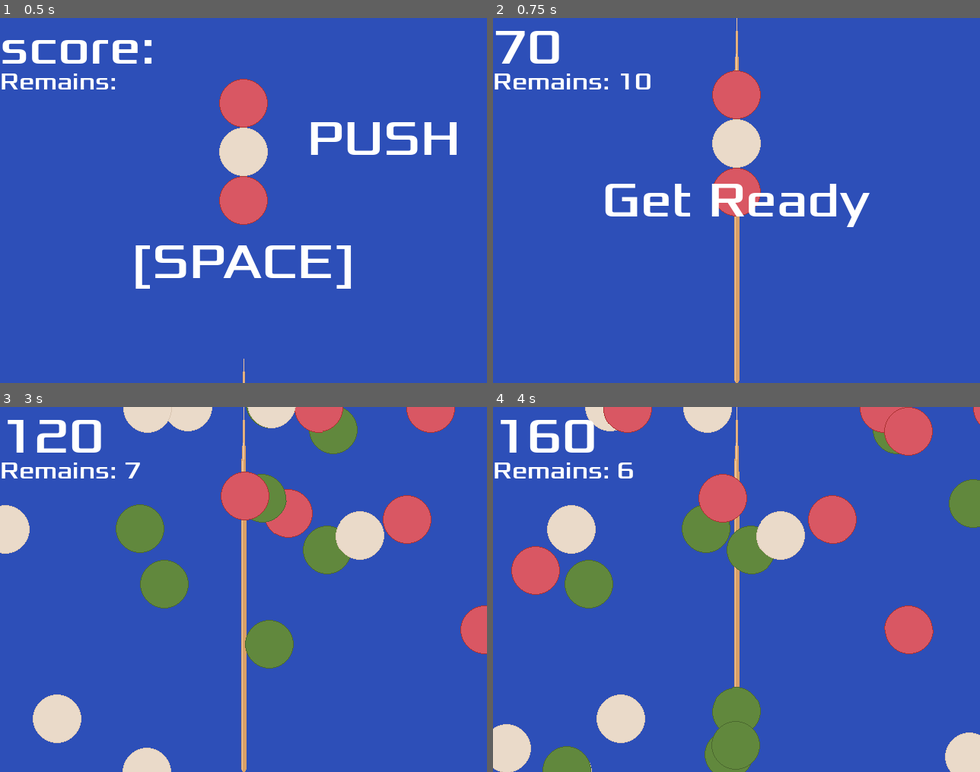
Above: before the commit, frames 1-4 (two rows, left to right).
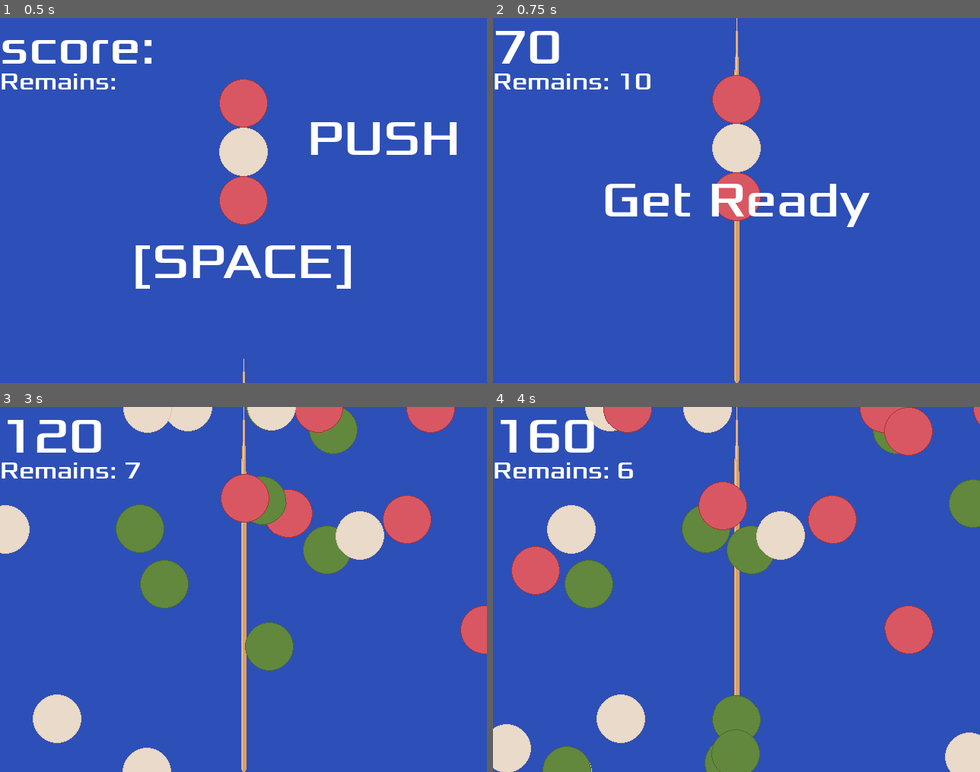
Above: after the commit, the same moments.

Repository: zundouz/ldjam54_odango
Game: Godot game, scene res://main.tscn
Two runs of this game, one before a commit and one after it. Both use one fixed random seed, a clock stepped at 60 frames per second and the inputs below.
Inputs (mouse positions are in pixels of both pictures, inside the frame that each line leads up to):
- Up to frame 1 (0.5 s): no input
- Up to frame 2 (0.75 s): tap Space (space) at 0.5 s; move the mouse to (843, 182) at 0.52 s; hold Up (move_up) from 0.53 s (still down); tap Enter (enter) at 0.6 s
- Up to frame 3 (3 s): move the mouse to (146, 607) at 1.27 s; release Up (move_up) at 1.28 s; click (146, 607) at 1.35 s; move the mouse to (292, 509) at 2.02 s; hold Up (move_up) from 2.03 s (still down); tap Space (space) at 2.1 s; move the mouse to (219, 662) at 2.77 s; tap W (w_key) at 2.85 s
- Up to frame 4 (4 s): move the mouse to (882, 644) at 3.52 s; release Up (move_up) at 3.53 s; tap Enter (enter) at 3.6 s

Frame 1 is identical in both runs. In frame 2, 0.7% of the frame differs, in the area x 45-55%, y 14-56%; in frame 3, 0.5%; in frame 4, 1.0%, in the area x 42-55%, y 18-100%.

Commit message:
chore: impulse が強すぎると、串アニメにも手を入れなくてはいけなくなるので調整

Diff:
--- a/odango.gd
+++ b/odango.gd
@@ -96,5 +96,5 @@
 func _integrate_forces(state):
 	if is_integrate_force == true:
 		print("impulse")
-		state.apply_central_impulse(Vector2(0, -60)) # 回転のことを考慮せずに力を外部から与えることができる
+		state.apply_central_impulse(Vector2(0, -30)) # 回転のことを考慮せずに力を外部から与えることができる
 		is_integrate_force = false
